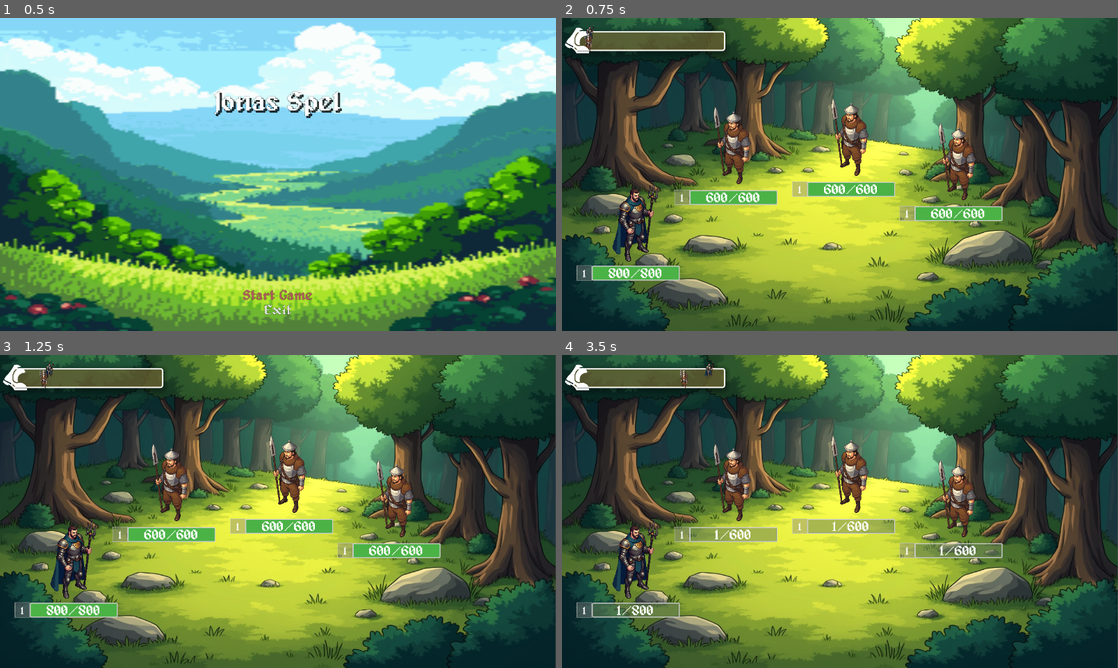
Above: before the commit, frames 1-4 (two rows, left to right).
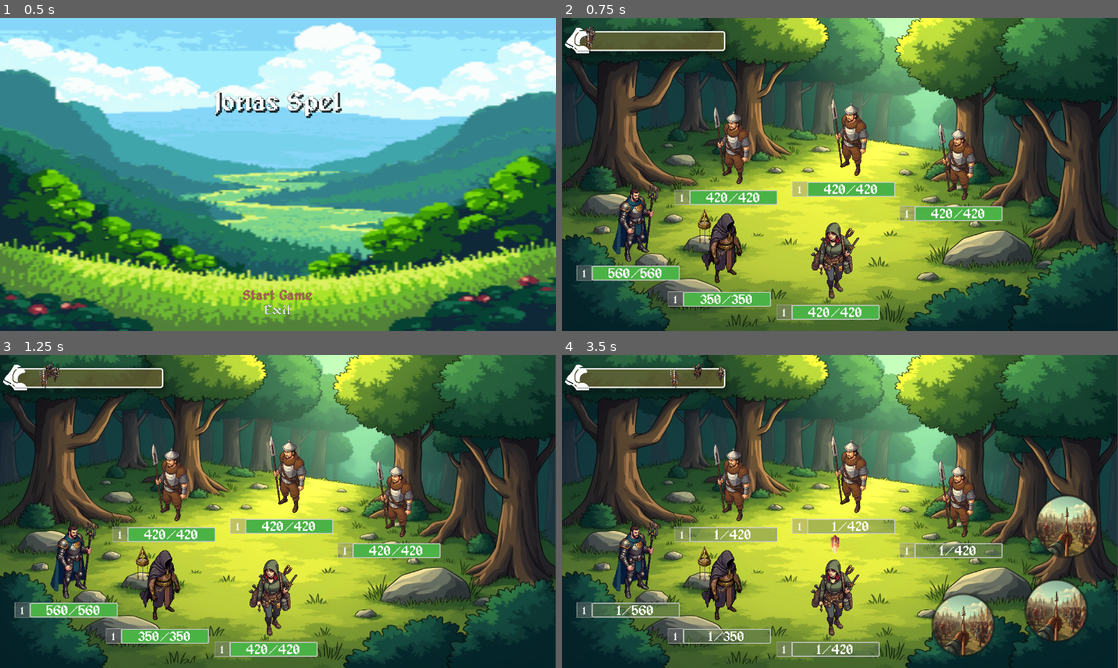
Above: after the commit, the same moments.

Repository: Pensho/Champ_Collector_2
Game: Godot game, scene res://Scenes/main.tscn
Same seed, same stepped clock (60 frames per second), same inputs: the game is played once before the commit and once after it.
Inputs (mouse positions are in pixels of both pictures, inside the frame that each line leads up to):
- Up to frame 1 (0.5 s): no input
- Up to frame 2 (0.75 s): click "Start Game" at 0.5 s
- Up to frame 3 (1.25 s): no input
- Up to frame 4 (3.5 s): click (634, 558) at 1.27 s; hold M 2.03-2.78 s; hold A from 2.78 s (still down); tap M at 2.85 s

Frame 1 is identical in both runs. In frame 2, 4.2% of the frame differs, in the area x 4-75%, y 3-97%; in frame 3, 4.2%; in frame 4, 8.4%, in the area x 12-97%, y 2-97%.

Commit message:
Added Thief, lowered health overall
Basic Thief added
Characters took way too long to kill so the health multiplier per point has been reduced from 10 to 7.

Diff:
--- /dev/null
+++ b/Data/Character_Player_Variants/Thief.tres
@@ -0,0 +1,28 @@
+[gd_resource type="Resource" script_class="CharacterPreset" load_steps=4 format=3 uid="uid://bm0sqmepyeoam"]
+
+[ext_resource type="Script" uid="uid://glh06y3wvchj" path="res://Scripts/Character/skill_data.gd" id="1_n4f0a"]
+[ext_resource type="Resource" uid="uid://dvgwxvsovsldc" path="res://Data/Character_Skill_Variants/Stab.tres" id="2_3tcpa"]
+[ext_resource type="Script" uid="uid://ftdwxfh8y3n1" path="res://Scripts/Character/character_preset.gd" id="2_r2vnm"]
+
+[resource]
+script = ExtResource("2_r2vnm")
+_name = "Thief"
+_texture = "res://Assets/Champ Collector/Creatures/Thief/Thief_0001.png"
+_normal_map = "res://Assets/Champ Collector/Creatures/Thief/Thief_0001_Normal_Map.png"
+_rarity = 0
+_faction = 2
+_role = 2
+_skills = Array[ExtResource("1_n4f0a")]([ExtResource("2_3tcpa"), ExtResource("2_3tcpa"), ExtResource("2_3tcpa")])
+_health = 60
+_speed = 60
+_attack = 70
+_defence = 40
+_accuracy = 60
+_resistance = 30
+_mysticism = 10
+_knowledge = 20
+_pressence = 20
+_critChance = 15
+_critDamage = 15
+_attributes_weights = Array[int]([])
+metadata/_custom_type_script = "uid://ftdwxfh8y3n1"
--- a/Scripts/Character/Level_System.gd
+++ b/Scripts/Character/Level_System.gd
@@ -20,7 +20,7 @@
 	Types.Attribute.Pressence: 4,
 }
 
-const POINTS_TO_DISTRIBUTE: int = 20
+const POINTS_TO_DISTRIBUTE: int = 19
 const PRIMARY_ATTRIBUTE_MODIFIER: int = 5
 
 static func LevelUpCriteriaMet(p_character: Character) -> bool:
@@ -60,6 +60,9 @@
 
 	print("\nStarting distribution of points for level up.\n")
 
+	# Each level should increase health a bit.
+	new_attributes[Types.Attribute.Health] += 7
+
 	var random_roll: int = 0
 	for i in range(POINTS_TO_DISTRIBUTE):
 		random_roll = randi_range(0, total_weight)
@@ -70,7 +73,7 @@
 				chosen_attribute = attribute
 				break
 		if(chosen_attribute == Types.Attribute.Health):
-			new_attributes[chosen_attribute] += 10
+			new_attributes[chosen_attribute] += 7
 		else:
 			new_attributes[chosen_attribute] += 1
 
--- a/Scripts/Character/character.gd
+++ b/Scripts/Character/character.gd
@@ -14,7 +14,7 @@
 	_skills = preset._skills
 	_attributes_weights = preset._attributes_weights
 
-	_attributes[Types.Attribute.Health] = preset._health * 10
+	_attributes[Types.Attribute.Health] = preset._health * 7
 	_attributes[Types.Attribute.Speed] = preset._speed
 	_attributes[Types.Attribute.Attack] = preset._attack
 	_attributes[Types.Attribute.Defence] = preset._defence
--- a/Scripts/main.gd
+++ b/Scripts/main.gd
@@ -7,6 +7,7 @@
 const JESTER = preload("res://Data/Character_Player_Variants/Jester.tres")
 const BAR_BRAWLER = preload("res://Data/Character_Player_Variants/Bar_Brawler.tres")
 const HERALD_OF_THE_LOOM = preload("res://Data/Character_Player_Variants/Herald_of_the_loom.tres")
+const THIEF = preload("res://Data/Character_Player_Variants/Thief.tres")
 
 func _ready() -> void:
 	_current_scene = get_tree().root.get_child(-1)
@@ -16,8 +17,8 @@
 	var context_container: ContextContainer = ContextContainer.new()
 
 	_character_collection.Add(KNIGHT.duplicate(true))
-	#_character_collection.Add(BAR_BRAWLER.duplicate(true))
-	#_character_collection.Add(HERALD_OF_THE_LOOM.duplicate(true))
+	_character_collection.Add(HERALD_OF_THE_LOOM.duplicate(true))
+	_character_collection.Add(THIEF.duplicate(true))
 
 	var all_chars = _character_collection.GetAllCharacters()
 	for key in all_chars.keys():
